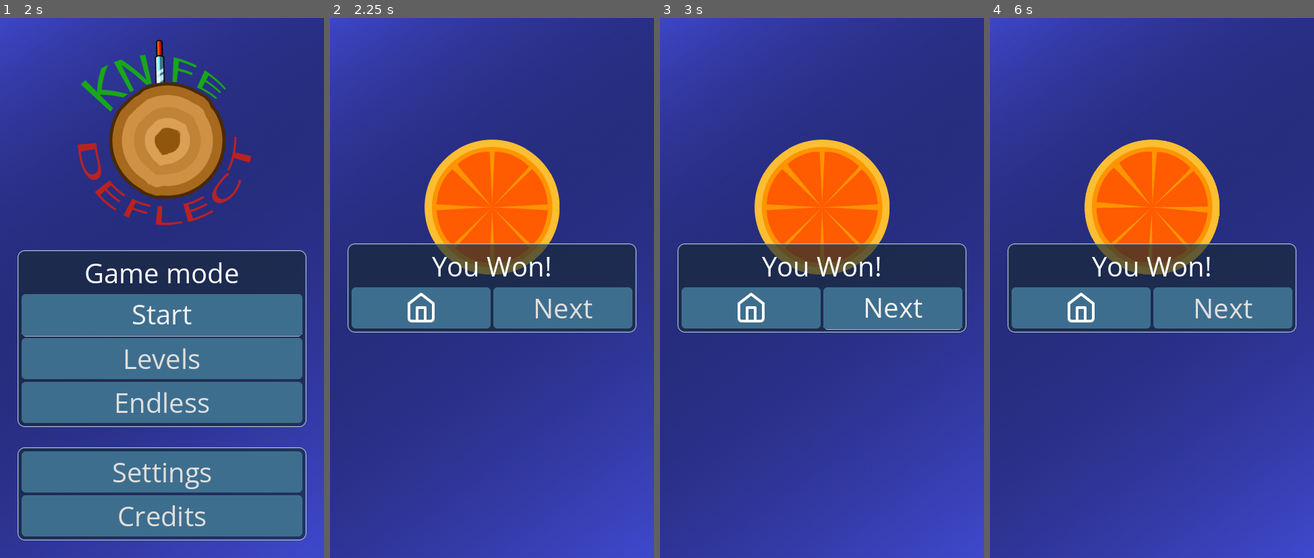
Above: before the commit, frames 1-4 (left to right).
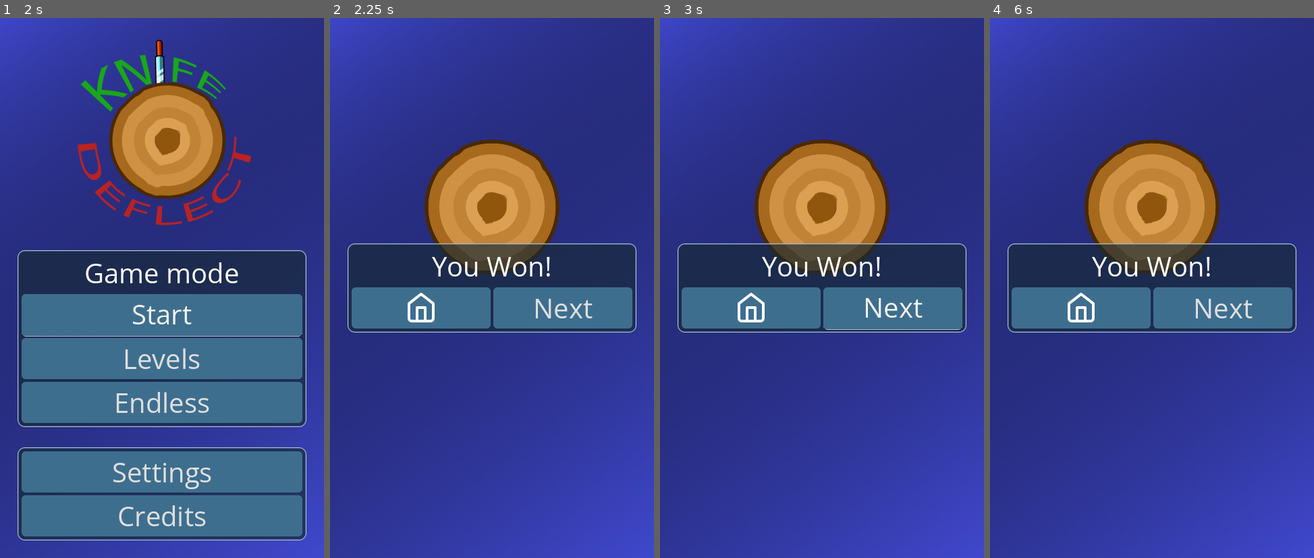
Above: after the commit, the same moments.

Repository: DimonNeAdekvat/Knife-Deflect
Game: Godot game, scene res://UI/main_menu.tscn
Two runs of this game, one before a commit and one after it. Both use one fixed random seed, a clock stepped at 60 frames per second and the inputs below.
Inputs (mouse positions are in pixels of both pictures, inside the frame that each line leads up to):
- Up to frame 1 (2 s): click "Start" at 0.5 s; click "Start" at 1.25 s
- Up to frame 2 (2.25 s): click "Endless" at 2 s
- Up to frame 3 (3 s): click "Next" at 2.75 s
- Up to frame 4 (6 s): click "Next" at 3.5 s; click (1080, 309) at 4.25 s; click "Endless" at 5 s; tap Enter at 5.75 s; hold D (spin_right) from 5.78 s (still down)

Frame 1 is identical in both runs. In frame 2, 7.6% of the frame differs, in the area x 29-71%, y 22-48%; in frame 3, 7.6%; in frame 4, 7.5%.

Commit message:
Based product

Diff:
--- a/Levels/level1.tscn
+++ b/Levels/level1.tscn
@@ -27,8 +27,8 @@
 [node name="ControlableLog" parent="." instance=ExtResource("2_s23q5")]
 
 [node name="HealthComponent" parent="ControlableLog" index="2"]
-max_health = 50.0
-cur_health = 50.0
+max_health = 10.0
+cur_health = 10.0
 
 [node name="Axe" parent="ControlableLog" instance=ExtResource("4_7amhu")]
 position = Vector2(3, -113)
@@ -41,8 +41,9 @@
 
 [node name="KnifeSpawner" parent="." instance=ExtResource("3_7qehu")]
 knives = Array[PackedScene]([ExtResource("6_wmavp"), ExtResource("4_pkscq"), ExtResource("6_emabd"), ExtResource("6_07jcx"), ExtResource("6_iiakj"), ExtResource("6_4i1hi"), ExtResource("6_c2d6i"), ExtResource("6_bpaxc"), ExtResource("6_y8onp"), ExtResource("6_qri2c"), ExtResource("6_o0n02")])
-positions = Array[Vector2]([Vector2(0, 1), Vector2(0, 2)])
-types = Array[int]([0, 3])
+positions = Array[Vector2]([Vector2(0.5, 0.5)])
+types = Array[int]([0])
+spawn_time = 2.0
 
 [editable path="ControlableLog"]
 [editable path="ControlableLog/Axe"]
--- /dev/null
+++ b/Levels/level2.tscn
@@ -0,0 +1,49 @@
+[gd_scene load_steps=17 format=3 uid="uid://bayc8rm5vuoec"]
+
+[ext_resource type="Script" path="res://Scripts/level.gd" id="1_7u2yh"]
+[ext_resource type="Texture2D" uid="uid://c311p8qlyy43p" path="res://Assets/background.png" id="2_fmdxp"]
+[ext_resource type="PackedScene" uid="uid://bg358owmjt0nd" path="res://Prefabs/controlable_log.tscn" id="3_xcqmr"]
+[ext_resource type="PackedScene" uid="uid://c117y2p32fcoe" path="res://Prefabs/axe.tscn" id="4_n50q0"]
+[ext_resource type="PackedScene" uid="uid://37gimblvsp3a" path="res://Prefabs/knife_spawner.tscn" id="5_v0cjk"]
+[ext_resource type="PackedScene" uid="uid://dpfvaog00h344" path="res://Prefabs/knife1.tscn" id="6_cycv1"]
+[ext_resource type="PackedScene" uid="uid://cd33nwuvka2iv" path="res://Prefabs/knife2.tscn" id="7_b3jxx"]
+[ext_resource type="PackedScene" uid="uid://dcprufup3r8po" path="res://Prefabs/knife3.tscn" id="8_2b0w0"]
+[ext_resource type="PackedScene" uid="uid://c2csg304hwj0h" path="res://Prefabs/knife4.tscn" id="9_eniqd"]
+[ext_resource type="PackedScene" uid="uid://dkqsu5lq8vbdp" path="res://Prefabs/knife5.tscn" id="10_at34j"]
+[ext_resource type="PackedScene" uid="uid://drtqj5smegp0g" path="res://Prefabs/knife6.tscn" id="11_460hv"]
+[ext_resource type="PackedScene" uid="uid://7ojmonacclix" path="res://Prefabs/knife7.tscn" id="12_ngvsc"]
+[ext_resource type="PackedScene" uid="uid://dlref010ihaa" path="res://Prefabs/knife8.tscn" id="13_bxtu0"]
+[ext_resource type="PackedScene" uid="uid://co6tueynsyh3a" path="res://Prefabs/knife9.tscn" id="14_m25vr"]
+[ext_resource type="PackedScene" uid="uid://tqd4r078786i" path="res://Prefabs/knife10.tscn" id="15_ec1t1"]
+[ext_resource type="PackedScene" uid="uid://bbs35tb06o5t4" path="res://Prefabs/knife11.tscn" id="16_af0ww"]
+
+[node name="Node2D" type="Node2D"]
+script = ExtResource("1_7u2yh")
+
+[node name="Background" type="Sprite2D" parent="."]
+scale = Vector2(1.905, 1.905)
+texture = ExtResource("2_fmdxp")
+
+[node name="ControlableLog" parent="." instance=ExtResource("3_xcqmr")]
+
+[node name="HealthComponent" parent="ControlableLog" index="2"]
+max_health = 10.0
+cur_health = 10.0
+
+[node name="Axe" parent="ControlableLog" instance=ExtResource("4_n50q0")]
+position = Vector2(3, -113)
+rotation = 1.74533
+
+[node name="DamageboxComponent" parent="ControlableLog/Axe" index="0"]
+monitoring = false
+
+[node name="Camera2D" type="Camera2D" parent="."]
+
+[node name="KnifeSpawner" parent="." instance=ExtResource("5_v0cjk")]
+knives = Array[PackedScene]([ExtResource("6_cycv1"), ExtResource("7_b3jxx"), ExtResource("8_2b0w0"), ExtResource("9_eniqd"), ExtResource("10_at34j"), ExtResource("11_460hv"), ExtResource("12_ngvsc"), ExtResource("13_bxtu0"), ExtResource("14_m25vr"), ExtResource("15_ec1t1"), ExtResource("16_af0ww")])
+positions = Array[Vector2]([Vector2(0.5, 0.5), Vector2(0.5, 0.5), Vector2(0.5, 0.5)])
+types = Array[int]([0, 0, 0])
+spawn_time = 2.0
+
+[editable path="ControlableLog"]
+[editable path="ControlableLog/Axe"]
--- /dev/null
+++ b/Levels/level3.tscn
@@ -0,0 +1,49 @@
+[gd_scene load_steps=17 format=3 uid="uid://bi7w8w4b6y2vb"]
+
+[ext_resource type="Script" path="res://Scripts/level.gd" id="1_3fm70"]
+[ext_resource type="Texture2D" uid="uid://c311p8qlyy43p" path="res://Assets/background.png" id="2_6kxlf"]
+[ext_resource type="PackedScene" uid="uid://bg358owmjt0nd" path="res://Prefabs/controlable_log.tscn" id="3_ihuhd"]
+[ext_resource type="PackedScene" uid="uid://c117y2p32fcoe" path="res://Prefabs/axe.tscn" id="4_vi5yn"]
+[ext_resource type="PackedScene" uid="uid://37gimblvsp3a" path="res://Prefabs/knife_spawner.tscn" id="5_ypeop"]
+[ext_resource type="PackedScene" uid="uid://dpfvaog00h344" path="res://Prefabs/knife1.tscn" id="6_xlj6b"]
+[ext_resource type="PackedScene" uid="uid://cd33nwuvka2iv" path="res://Prefabs/knife2.tscn" id="7_85828"]
+[ext_resource type="PackedScene" uid="uid://dcprufup3r8po" path="res://Prefabs/knife3.tscn" id="8_4dyb5"]
+[ext_resource type="PackedScene" uid="uid://c2csg304hwj0h" path="res://Prefabs/knife4.tscn" id="9_21v5d"]
+[ext_resource type="PackedScene" uid="uid://dkqsu5lq8vbdp" path="res://Prefabs/knife5.tscn" id="10_a2hyi"]
+[ext_resource type="PackedScene" uid="uid://drtqj5smegp0g" path="res://Prefabs/knife6.tscn" id="11_vurtu"]
+[ext_resource type="PackedScene" uid="uid://7ojmonacclix" path="res://Prefabs/knife7.tscn" id="12_7k3pl"]
+[ext_resource type="PackedScene" uid="uid://dlref010ihaa" path="res://Prefabs/knife8.tscn" id="13_wbv3v"]
+[ext_resource type="PackedScene" uid="uid://co6tueynsyh3a" path="res://Prefabs/knife9.tscn" id="14_wisdn"]
+[ext_resource type="PackedScene" uid="uid://tqd4r078786i" path="res://Prefabs/knife10.tscn" id="15_op6ht"]
+[ext_resource type="PackedScene" uid="uid://bbs35tb06o5t4" path="res://Prefabs/knife11.tscn" id="16_454pb"]
+
+[node name="Node2D" type="Node2D"]
+script = ExtResource("1_3fm70")
+
+[node name="Background" type="Sprite2D" parent="."]
+scale = Vector2(1.905, 1.905)
+texture = ExtResource("2_6kxlf")
+
+[node name="ControlableLog" parent="." instance=ExtResource("3_ihuhd")]
+
+[node name="HealthComponent" parent="ControlableLog" index="2"]
+max_health = 10.0
+cur_health = 10.0
+
+[node name="Axe" parent="ControlableLog" instance=ExtResource("4_vi5yn")]
+position = Vector2(3, -113)
+rotation = 1.74533
+
+[node name="DamageboxComponent" parent="ControlableLog/Axe" index="0"]
+monitoring = false
+
+[node name="Camera2D" type="Camera2D" parent="."]
+
+[node name="KnifeSpawner" parent="." instance=ExtResource("5_ypeop")]
+knives = Array[PackedScene]([ExtResource("6_xlj6b"), ExtResource("7_85828"), ExtResource("8_4dyb5"), ExtResource("9_21v5d"), ExtResource("10_a2hyi"), ExtResource("11_vurtu"), ExtResource("12_7k3pl"), ExtResource("13_wbv3v"), ExtResource("14_wisdn"), ExtResource("15_op6ht"), ExtResource("16_454pb")])
+positions = Array[Vector2]([Vector2(0.5, 0.5), Vector2(1.5, 1.5), Vector2(1, 1), Vector2(0, 0)])
+types = Array[int]([0, 0, 0, 0])
+spawn_time = 2.0
+
+[editable path="ControlableLog"]
+[editable path="ControlableLog/Axe"]
--- /dev/null
+++ b/Levels/level4.tscn
@@ -0,0 +1,49 @@
+[gd_scene load_steps=17 format=3 uid="uid://mh08aaji7ak1"]
+
+[ext_resource type="Script" path="res://Scripts/level.gd" id="1_ikdyd"]
+[ext_resource type="Texture2D" uid="uid://c311p8qlyy43p" path="res://Assets/background.png" id="2_3nnb2"]
+[ext_resource type="PackedScene" uid="uid://bg358owmjt0nd" path="res://Prefabs/controlable_log.tscn" id="3_7y7ns"]
+[ext_resource type="PackedScene" uid="uid://c117y2p32fcoe" path="res://Prefabs/axe.tscn" id="4_smium"]
+[ext_resource type="PackedScene" uid="uid://37gimblvsp3a" path="res://Prefabs/knife_spawner.tscn" id="5_ba2ku"]
+[ext_resource type="PackedScene" uid="uid://dpfvaog00h344" path="res://Prefabs/knife1.tscn" id="6_mi32s"]
+[ext_resource type="PackedScene" uid="uid://cd33nwuvka2iv" path="res://Prefabs/knife2.tscn" id="7_4scax"]
+[ext_resource type="PackedScene" uid="uid://dcprufup3r8po" path="res://Prefabs/knife3.tscn" id="8_22lp4"]
+[ext_resource type="PackedScene" uid="uid://c2csg304hwj0h" path="res://Prefabs/knife4.tscn" id="9_l6ieu"]
+[ext_resource type="PackedScene" uid="uid://dkqsu5lq8vbdp" path="res://Prefabs/knife5.tscn" id="10_sciys"]
+[ext_resource type="PackedScene" uid="uid://drtqj5smegp0g" path="res://Prefabs/knife6.tscn" id="11_und03"]
+[ext_resource type="PackedScene" uid="uid://7ojmonacclix" path="res://Prefabs/knife7.tscn" id="12_nxk50"]
+[ext_resource type="PackedScene" uid="uid://dlref010ihaa" path="res://Prefabs/knife8.tscn" id="13_ilhgo"]
+[ext_resource type="PackedScene" uid="uid://co6tueynsyh3a" path="res://Prefabs/knife9.tscn" id="14_5hbxh"]
+[ext_resource type="PackedScene" uid="uid://tqd4r078786i" path="res://Prefabs/knife10.tscn" id="15_bm207"]
+[ext_resource type="PackedScene" uid="uid://bbs35tb06o5t4" path="res://Prefabs/knife11.tscn" id="16_egapj"]
+
+[node name="Node2D" type="Node2D"]
+script = ExtResource("1_ikdyd")
+
+[node name="Background" type="Sprite2D" parent="."]
+scale = Vector2(1.905, 1.905)
+texture = ExtResource("2_3nnb2")
+
+[node name="ControlableLog" parent="." instance=ExtResource("3_7y7ns")]
+
+[node name="HealthComponent" parent="ControlableLog" index="2"]
+max_health = 10.0
+cur_health = 10.0
+
+[node name="Axe" parent="ControlableLog" instance=ExtResource("4_smium")]
+position = Vector2(3, -113)
+rotation = 1.74533
+
+[node name="DamageboxComponent" parent="ControlableLog/Axe" index="0"]
+monitoring = false
+
+[node name="Camera2D" type="Camera2D" parent="."]
+
+[node name="KnifeSpawner" parent="." instance=ExtResource("5_ba2ku")]
+knives = Array[PackedScene]([ExtResource("6_mi32s"), ExtResource("7_4scax"), ExtResource("8_22lp4"), ExtResource("9_l6ieu"), ExtResource("10_sciys"), ExtResource("11_und03"), ExtResource("12_nxk50"), ExtResource("13_ilhgo"), ExtResource("14_5hbxh"), ExtResource("15_bm207"), ExtResource("16_egapj")])
+positions = Array[Vector2]([Vector2(0.3, 0.7), Vector2(0.5, 1), Vector2(0.8, 1.3), Vector2(1.5, 2)])
+types = Array[int]([0, 0, 0, 0])
+spawn_time = 2.0
+
+[editable path="ControlableLog"]
+[editable path="ControlableLog/Axe"]
--- a/Prefabs/controlable_log.tscn
+++ b/Prefabs/controlable_log.tscn
@@ -1,7 +1,7 @@
 [gd_scene load_steps=6 format=3 uid="uid://bg358owmjt0nd"]
 
 [ext_resource type="Script" path="res://Scripts/ControlableLog.gd" id="1_6f3ik"]
-[ext_resource type="Texture2D" uid="uid://c3tsxu6qgpmck" path="res://Assets/boss-Orange.png" id="2_kia1x"]
+[ext_resource type="Texture2D" uid="uid://d2jvcl4gk5m6q" path="res://Assets/log-basic.png" id="2_an24g"]
 [ext_resource type="Script" path="res://Components/health_component.gd" id="3_w1wge"]
 [ext_resource type="Script" path="res://Components/hitbox_component.gd" id="4_48ujn"]
 
@@ -16,8 +16,8 @@
 
 [node name="Boss-orange" type="Sprite2D" parent="."]
 z_index = 1
-scale = Vector2(0.5, 0.5)
-texture = ExtResource("2_kia1x")
+scale = Vector2(0.39, 0.39)
+texture = ExtResource("2_an24g")
 
 [node name="CollisionShape2D" type="CollisionShape2D" parent="."]
 visible = false
--- a/UI/levels.tscn
+++ b/UI/levels.tscn
@@ -1,10 +1,13 @@
-[gd_scene load_steps=6 format=3 uid="uid://bhgqt7x7sb888"]
+[gd_scene load_steps=9 format=3 uid="uid://bhgqt7x7sb888"]
 
 [ext_resource type="Theme" uid="uid://b5sam0xashck5" path="res://UI/ui_default.tres" id="1_jqpsc"]
 [ext_resource type="Script" path="res://UI/levels.gd" id="1_mutc8"]
 [ext_resource type="PackedScene" uid="uid://dkri62q20y46i" path="res://UI/main_menu.tscn" id="2_g3jyf"]
 [ext_resource type="PackedScene" uid="uid://bmbo0fggcsr5e" path="res://Levels/level1.tscn" id="4_mrjmj"]
 [ext_resource type="Texture2D" uid="uid://c311p8qlyy43p" path="res://Assets/background.png" id="5_2lo4r"]
+[ext_resource type="PackedScene" uid="uid://bayc8rm5vuoec" path="res://Levels/level2.tscn" id="5_bds0f"]
+[ext_resource type="PackedScene" uid="uid://bi7w8w4b6y2vb" path="res://Levels/level3.tscn" id="6_umiks"]
+[ext_resource type="PackedScene" uid="uid://mh08aaji7ak1" path="res://Levels/level4.tscn" id="7_w6kkq"]
 
 [node name="Levels" type="Control"]
 layout_mode = 3
@@ -16,7 +19,7 @@
 theme = ExtResource("1_jqpsc")
 script = ExtResource("1_mutc8")
 go_back = ExtResource("2_g3jyf")
-levels = Array[PackedScene]([ExtResource("4_mrjmj")])
+levels = Array[PackedScene]([ExtResource("4_mrjmj"), ExtResource("5_bds0f"), ExtResource("6_umiks"), ExtResource("7_w6kkq")])
 
 [node name="TextureRect" type="TextureRect" parent="."]
 layout_mode = 1
